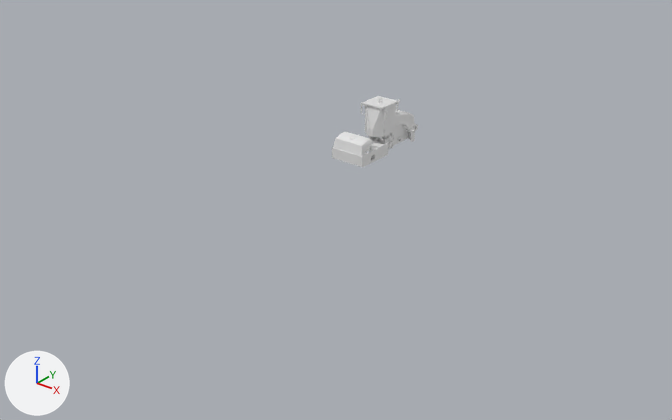
What one commit did to the Blender file Vehicles/Vehicles_CCS9/CCS9_3_UV.blend.
Both versions are drawn from a 50 mm camera at (14.73, -18.86, 10.37) aimed at (0.29, -0.81, -0.82). The lights are fixed; the arrows at lower left show +X, +Y and +Z.

In view in the first picture: 'Bak', 'Dveri', 'Kabina', 'Kabina_KRISHA', 'Kabina_Steklo', 'Kapot', 'Rama'.
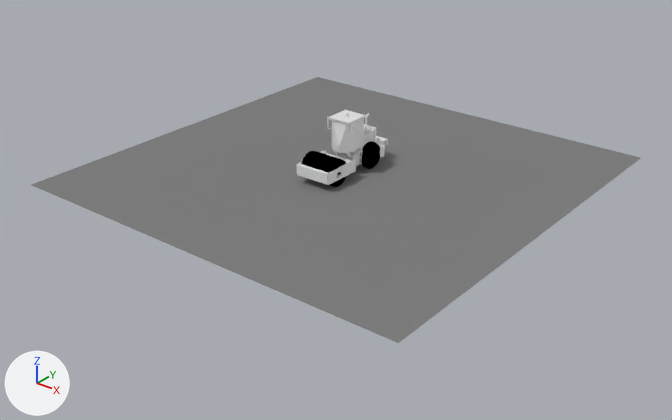
Where the newer file only moved an object's origin or applied its transform, the numbers keep the older frame.

Patch to the scene script:
```diff
--- a/Vehicles/Vehicles_CCS9/CCS9_3_UV.blend.py
+++ b/Vehicles/Vehicles_CCS9/CCS9_3_UV.blend.py
@@ mat_ground @@
+mat_ground = diffuse_material('GROUND')
+mat_ground.base_color = (0.214, 0.214, 0.214)  # grey #7f7f7f
@@ me_cube_001 @@
 me_cube_001.from_pydata(...)  # 454 vertices, 360 faces; spans x -0.53..0.53, y 0.03..3.05, z 0.19..1.15
 # used by ob_rama; location = (0.0, 0.0, 0.0)
+# me_cube_001 part 1: the whole mesh is moved by (0.0, -1.54, -0.67)
 me_cube_001.materials.append(mat_ccs9)
@@ me_plane @@
+me_plane.from_pydata([(-6.07, -6.07, 0.0), (6.07, -6.07, 0.0), (-6.07, 6.07, 0.0), (6.07, 6.07, 0.0)], [], [(0, 1, 3, 2)])
+me_plane.materials.append(mat_ground)  # grey #7f7f7f
@@ ob_rama @@
 ob_rama = bpy.data.objects.new('Rama', me_cube_001)
-ob_rama.location = (0.0, 0.0, 0.0)
+ob_rama.location = (0.0, 0.03, 0.67)
@@ ob_kabina @@
 ob_kabina = bpy.data.objects.new('Kabina', me_cube_000)
-ob_kabina.location = (0.0, 0.0, 0.0)
+ob_kabina.location = (0.0, -1.51, 0.0)
@@ ob_koleso @@
 _m = ob_koleso.modifiers.new('Mirror', 'MIRROR')
 _m.use_clip = True
-ob_koleso.hide_set(True)
@@ ob_katok @@
 _m = ob_katok.modifiers.new('Mirror', 'MIRROR')
 _m.use_clip = True
-ob_katok.hide_set(True)
@@ ob_bak @@
 ob_bak = bpy.data.objects.new('Bak', me_cube_004)
-ob_bak.location = (0.0, 0.0, 0.0)
+ob_bak.location = (0.0, -1.51, 0.0)
+ob_bak.hide_render = True
@@ ob_zerkalo @@
 ob_zerkalo = bpy.data.objects.new('Zerkalo', me_cube_006)
-ob_zerkalo.location = (0.0, 0.0, 0.0)
+ob_zerkalo.location = (0.0, -1.51, 0.0)
@@ ob_kabina_steklo @@
 ob_kabina_steklo = bpy.data.objects.new('Kabina_Steklo', me_cube_010)
-ob_kabina_steklo.location = (0.0, 0.0, 0.0)
+ob_kabina_steklo.location = (0.0, -1.51, 0.0)
@@ ob_kabina_krisha @@
 ob_kabina_krisha = bpy.data.objects.new('Kabina_KRISHA', me_cube_011)
-ob_kabina_krisha.location = (0.0, 0.0, 0.0)
+ob_kabina_krisha.location = (0.0, -1.51, 0.0)
@@ ob_kapot @@
 ob_kapot = bpy.data.objects.new('Kapot', me_cube_015)
-ob_kapot.location = (0.0, 0.0, 0.0)
+ob_kapot.location = (0.0, -1.51, 0.0)
+ob_kapot.hide_set(True)
@@ ob_dveri @@
 ob_dveri = bpy.data.objects.new('Dveri', me_cube_007)
-ob_dveri.location = (0.0, 0.0, 0.0)
+ob_dveri.location = (0.0, -1.51, 0.0)
@@ ob_plane @@
+ob_plane = bpy.data.objects.new('Plane', me_plane)
+ob_plane.location = (0.0, 0.0, 0.0)
```

What differs and where, as boxes [x1, y1, x2, y2] in the pictures (672 x 420 px):
'Plane', added
    after: [31, 77, 641, 343]
'Rama', moved
    before: [332, 124, 418, 167]
    after: [296, 136, 388, 185]
'Kabina_Steklo', moved
    before: [365, 104, 396, 133]
    after: [332, 119, 364, 149]
'Katok', shown
    after: [302, 151, 346, 187]
'Bak', hidden
    before: [333, 131, 373, 156]
'Kabina_KRISHA', moved
    before: [362, 96, 398, 111]
    after: [328, 110, 366, 125]
'Kabina', moved
    before: [365, 103, 396, 137]
    after: [332, 118, 364, 153]
'Koleso', shown
    after: [360, 141, 380, 169]
'Dveri', moved
    before: [384, 105, 393, 134]
    after: [351, 120, 360, 149]
'Kapot', hidden
    before: [395, 109, 415, 128]
'Zerkalo', moved
    before: [361, 104, 387, 119]
    after: [327, 117, 354, 136]
